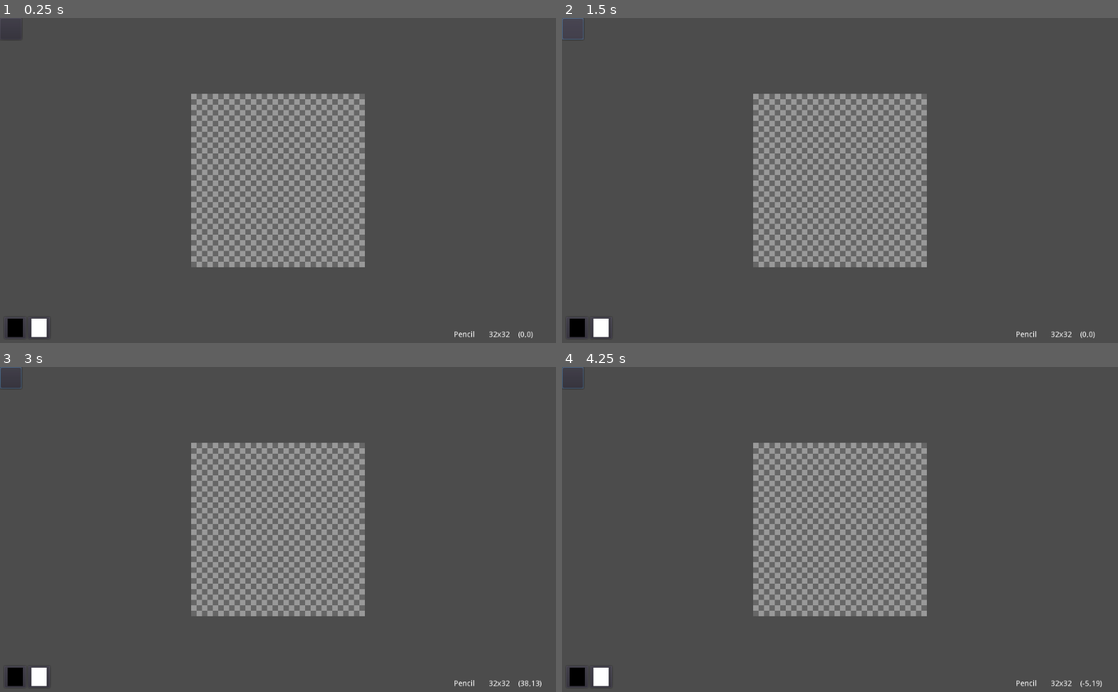
Above: before the commit, frames 1-4 (two rows, left to right).
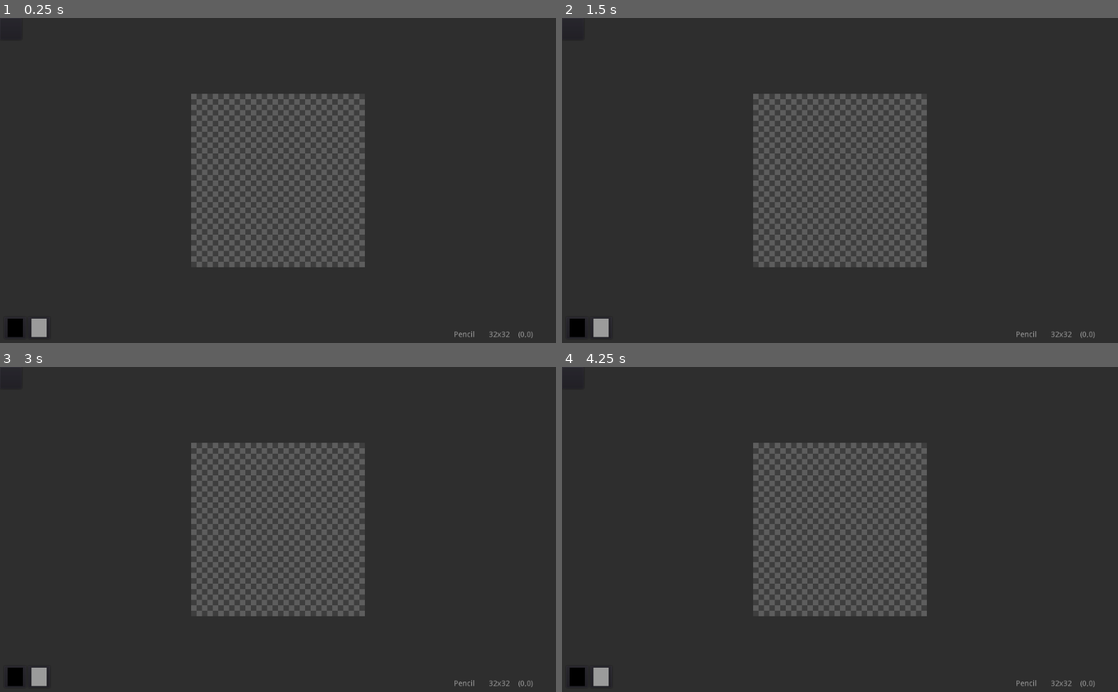
Above: after the commit, the same moments.

Repository: LukeSSJ/yokai
Game: Godot game, scene res://Main.tscn
Two runs of this game, one before a commit and one after it. Both use one fixed random seed, a clock stepped at 60 frames per second and the inputs below.
Inputs (mouse positions are in pixels of both pictures, inside the frame that each line leads up to):
- Up to frame 1 (0.25 s): no input
- Up to frame 2 (1.5 s): click (573, 27) at 0.5 s; click (573, 27) at 1.25 s
- Up to frame 3 (3 s): click (11, 376) at 2 s; tap Enter at 2.75 s; move the mouse to (400, 513) at 2.77 s; click (400, 513) at 2.92 s
- Up to frame 4 (4.25 s): tap Space at 3.5 s; move the mouse to (728, 545) at 3.52 s; click (728, 545) at 3.67 s

The runs differ from the first frame. In frame 1, 100% of the frame differs, in the area x 0-100%, y 0-100%; in frame 2, 100%; in frame 3, 100%; in frame 4, 100%.

Commit message:
Resize canvas popup

Diff:
--- a/Main.tscn
+++ b/Main.tscn
@@ -121,24 +121,34 @@
 "_edit_use_anchors_": false
 }
 
-[node name="Dialog" type="MarginContainer" parent="UI"]
+[node name="DialogOld" type="MarginContainer" parent="UI"]
 visible = false
 anchor_right = 1.0
 anchor_bottom = 1.0
+
+[node name="Dialog" type="Control" parent="UI"]
+margin_right = 40.0
+margin_bottom = 40.0
+__meta__ = {
+"_edit_use_anchors_": false
+}
 
 [node name="Panel" type="Panel" parent="UI/Dialog"]
 margin_right = 1024.0
 margin_bottom = 600.0
 custom_styles/panel = SubResource( 1 )
+__meta__ = {
+"_edit_use_anchors_": false
+}
 
 [node name="Save" type="FileDialog" parent="UI/Dialog"]
 margin_right = 1024.0
 margin_bottom = 600.0
 access = 2
 filters = PoolStringArray( "*.png" )
-current_dir = "/Users/Luke/Documents/GitHub/SIMP"
+current_dir = "/home/luke/Documents/projects/SIMP"
 current_file = "image.png"
-current_path = "/Users/Luke/Documents/GitHub/SIMP/image.png"
+current_path = "/home/luke/Documents/projects/SIMP/image.png"
 
 [node name="Open" type="FileDialog" parent="UI/Dialog"]
 margin_right = 1024.0
@@ -147,34 +157,5 @@
 mode = 0
 access = 2
 filters = PoolStringArray( "*.png" )
-current_dir = "/Users/Luke/Documents/GitHub/SIMP"
-current_path = "/Users/Luke/Documents/GitHub/SIMP/"
-
-[node name="ResizeCanvas" type="WindowDialog" parent="UI/Dialog"]
-margin_right = 1024.0
-margin_bottom = 600.0
-__meta__ = {
-"_edit_use_anchors_": false
-}
-
-[node name="MarginContainer" type="MarginContainer" parent="UI/Dialog/ResizeCanvas"]
-margin_right = 40.0
-margin_bottom = 40.0
-
-[node name="HBoxContainer" type="HBoxContainer" parent="UI/Dialog/ResizeCanvas/MarginContainer"]
-margin_right = 120.0
-margin_bottom = 40.0
-__meta__ = {
-"_edit_use_anchors_": false
-}
-
-[node name="LineEdit" type="LineEdit" parent="UI/Dialog/ResizeCanvas/MarginContainer/HBoxContainer"]
-margin_right = 58.0
-margin_bottom = 40.0
-text = "32"
-
-[node name="LineEdit2" type="LineEdit" parent="UI/Dialog/ResizeCanvas/MarginContainer/HBoxContainer"]
-margin_left = 62.0
-margin_right = 120.0
-margin_bottom = 40.0
-text = "32"
+current_dir = "/home/luke/Documents/projects/SIMP"
+current_path = "/home/luke/Documents/projects/SIMP/"
--- /dev/null
+++ b/dialog/ResizeCanvas.tscn
@@ -0,0 +1,43 @@
+[gd_scene format=2]
+
+[node name="ResizeCanvas" type="AcceptDialog"]
+visible = true
+margin_right = 200.0
+margin_bottom = 100.0
+rect_min_size = Vector2( 200, 100 )
+window_title = "Resize Canvas"
+
+[node name="Content" type="CenterContainer" parent="."]
+anchor_right = 1.0
+margin_top = 16.0
+margin_bottom = 40.0
+
+[node name="HBoxContainer" type="HBoxContainer" parent="Content"]
+margin_left = 34.0
+margin_right = 165.0
+margin_bottom = 24.0
+__meta__ = {
+"_edit_use_anchors_": false
+}
+
+[node name="LineEdit" type="LineEdit" parent="Content/HBoxContainer"]
+margin_right = 58.0
+margin_bottom = 24.0
+text = "32"
+caret_blink = true
+caret_blink_speed = 0.5
+
+[node name="Label" type="Label" parent="Content/HBoxContainer"]
+margin_left = 62.0
+margin_top = 5.0
+margin_right = 69.0
+margin_bottom = 19.0
+text = "x"
+
+[node name="LineEdit2" type="LineEdit" parent="Content/HBoxContainer"]
+margin_left = 73.0
+margin_right = 131.0
+margin_bottom = 24.0
+text = "32"
+caret_blink = true
+caret_blink_speed = 0.5
